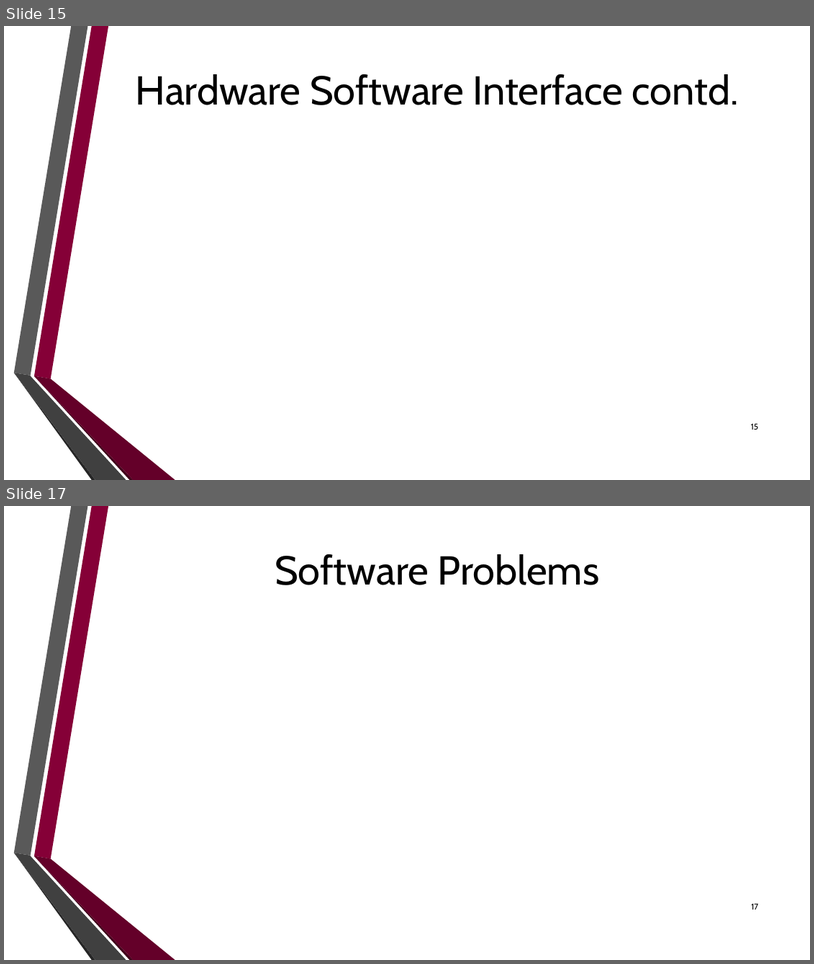
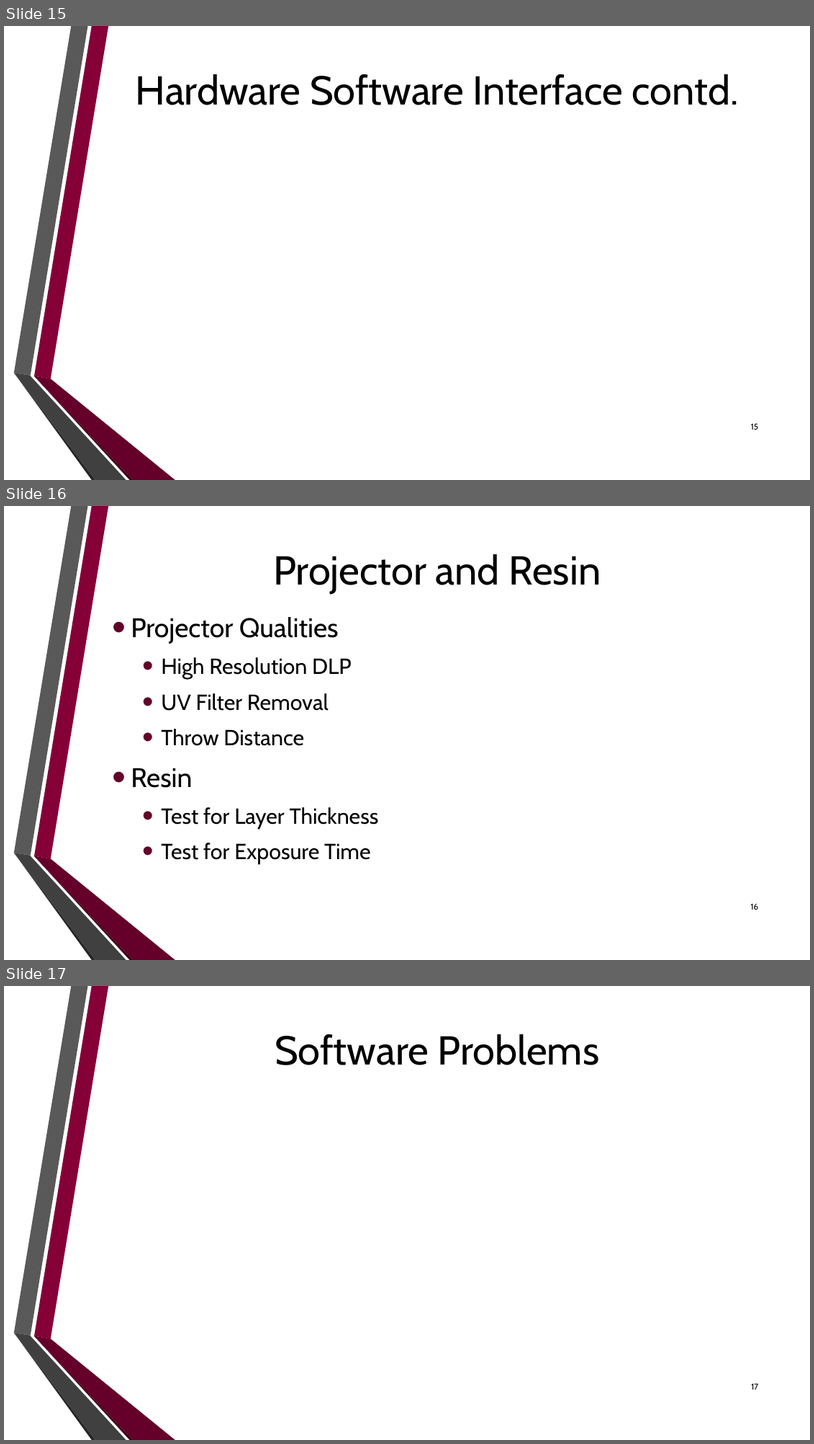
Before and after one commit to dan-olsen/SeniorDesign, a slide deck: Presentations/DesignPres/DesignPres-75.pptx. Shown one above the other, each under a label of ours: slides 15 and 17 before the commit, slides 15, 16 and 17 after it; the slides between them are not shown. The pictures are 814x964 and 814x1444 pixels, drawn with LibreOffice and Linux fonts; fonts in the diff are those of the drawing; background and template pictures are left out. Boxes give left, top, right and bottom in pixels: in the first picture for what was removed or moved away, otherwise in the second. Text is boxed around its words. In the diff, an @@ line names an element or a change of style, - is before the commit and + after.

```diff
--- a/Presentations/DesignPres/DesignPres-75.pptx
+++ b/Presentations/DesignPres/DesignPres-75.pptx
@@ slide 16 added at <box>4,506,810,960</box>, background picture (left out); not listed: 6 template elements that a slide beside it also shows @@
@@ title added at <box>273,554,602,594</box>, 48 pt, text #000000 @@
+Projector and Resin
@@ text added at <box>131,617,379,865</box>, 26 pt, text #000000 @@
+• Projector Qualities
+  • High Resolution DLP
+  • UV Filter Removal
+  • Throw Distance
+• Resin
+  • Test for Layer Thickness
+  • Test for Exposure Time
@@ page number added at <box>751,903,759,909</box>, 10 pt, text #000000 @@
+16
```
Also in this commit, not shown: 1 slide removed.
